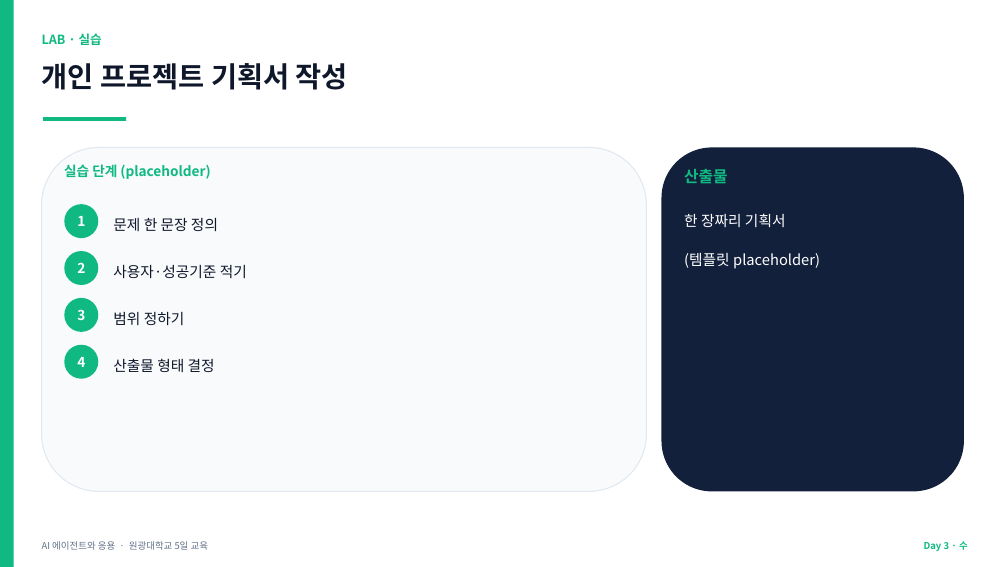
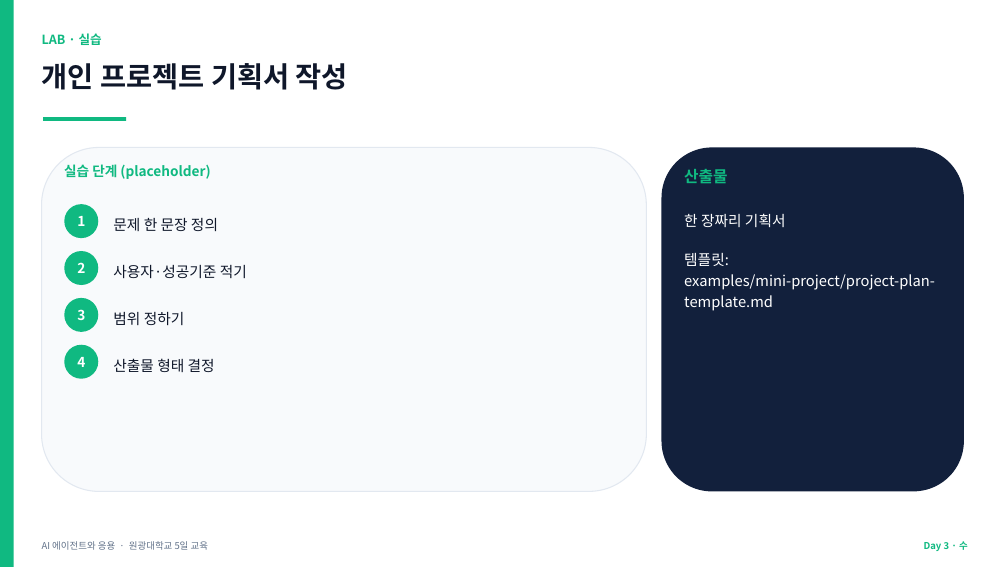
Before and after one commit to jyshin-22/wku-ai-agent-program, a slide deck: slide 10 of slides/day3.pptx. Drawn at 1008x567 pixels with LibreOffice and Linux fonts; fonts in the diff are those of the drawing. Boxes give left, top, right and bottom in pixels: in the first picture for what was removed or moved away, otherwise in the second. Text is boxed around its words. In the diff, an @@ line names an element or a change of style, - is before the commit and + after.

```diff
--- a/slides/day3.pptx
+++ b/slides/day3.pptx
@@ text at <box>684,213,935,311</box>: text changed @@
-한 장짜리 기획서
-(템플릿 placeholder)
+한 장짜리 기획서
+템플릿: examples/mini-project/project-plan-template.md
```
Also in this commit, not shown: 3 other slides changed, 11 other files.
